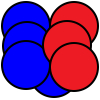
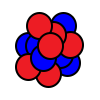
The second 100px x 100px image is a revision of the first. Changes to its layers:
added group "carbon-12" with 12 layers above "lithium-7" over [15, 12, 84, 88]
added layer "neutron copy 10" in group "carbon-12" over [37, 32, 64, 60]
added layer "neutron copy 13" in group "carbon-12" over [26, 12, 53, 40]
added layer "neutron copy 14" in group "carbon-12" over [30, 44, 57, 72]
added layer "neutron copy 12" in group "carbon-12" over [40, 21, 67, 49]
added layer "neutron copy 11" in group "carbon-12" over [57, 31, 84, 59]
added layer "neutron copy 9" in group "carbon-12" over [15, 53, 42, 81]
added layer "neutron copy 8" (1st of 3, in "carbon-12") in group "carbon-12" over [35, 60, 62, 88]
added layer "neutron copy 18" in group "carbon-12" over [47, 41, 74, 69]
added layer "neutron copy 17" in group "carbon-12" over [54, 49, 81, 77]
added layer "neutron copy 16" in group "carbon-12" over [50, 12, 77, 40]
added layer "neutron copy 15" in group "carbon-12" over [25, 32, 52, 60]
added layer "neutron copy 5" (1st of 5, in "carbon-12") in group "carbon-12" over [15, 32, 42, 60]
hid group "lithium-7" (7 layers) over [1, 1, 99, 98]
